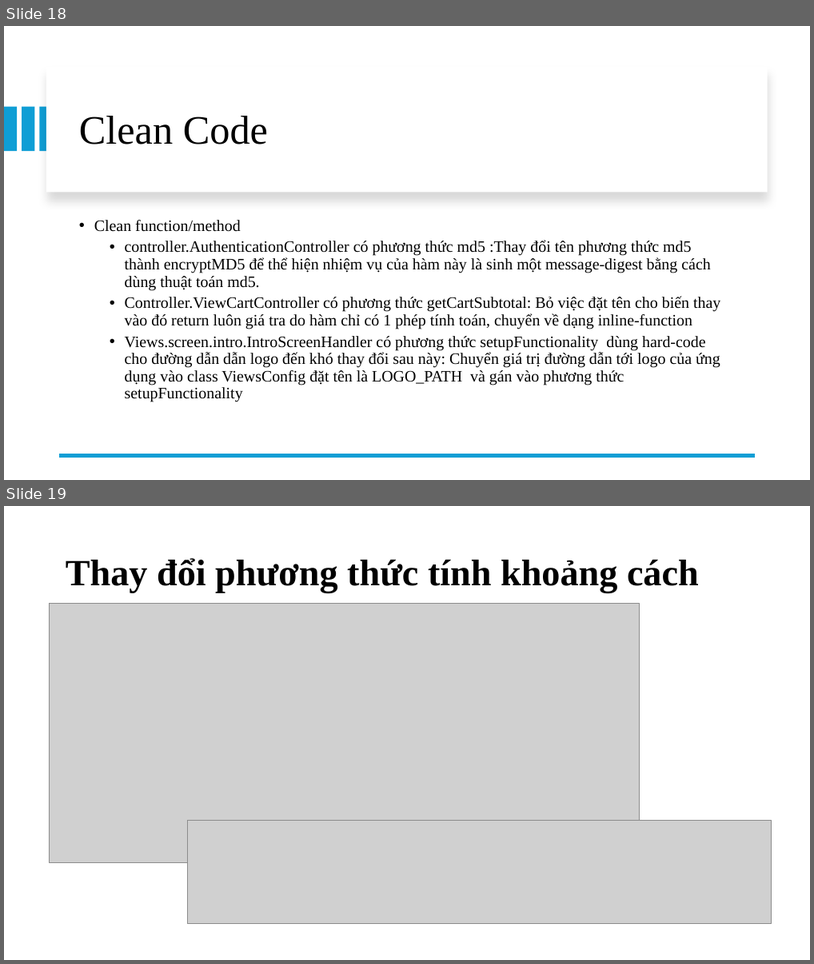
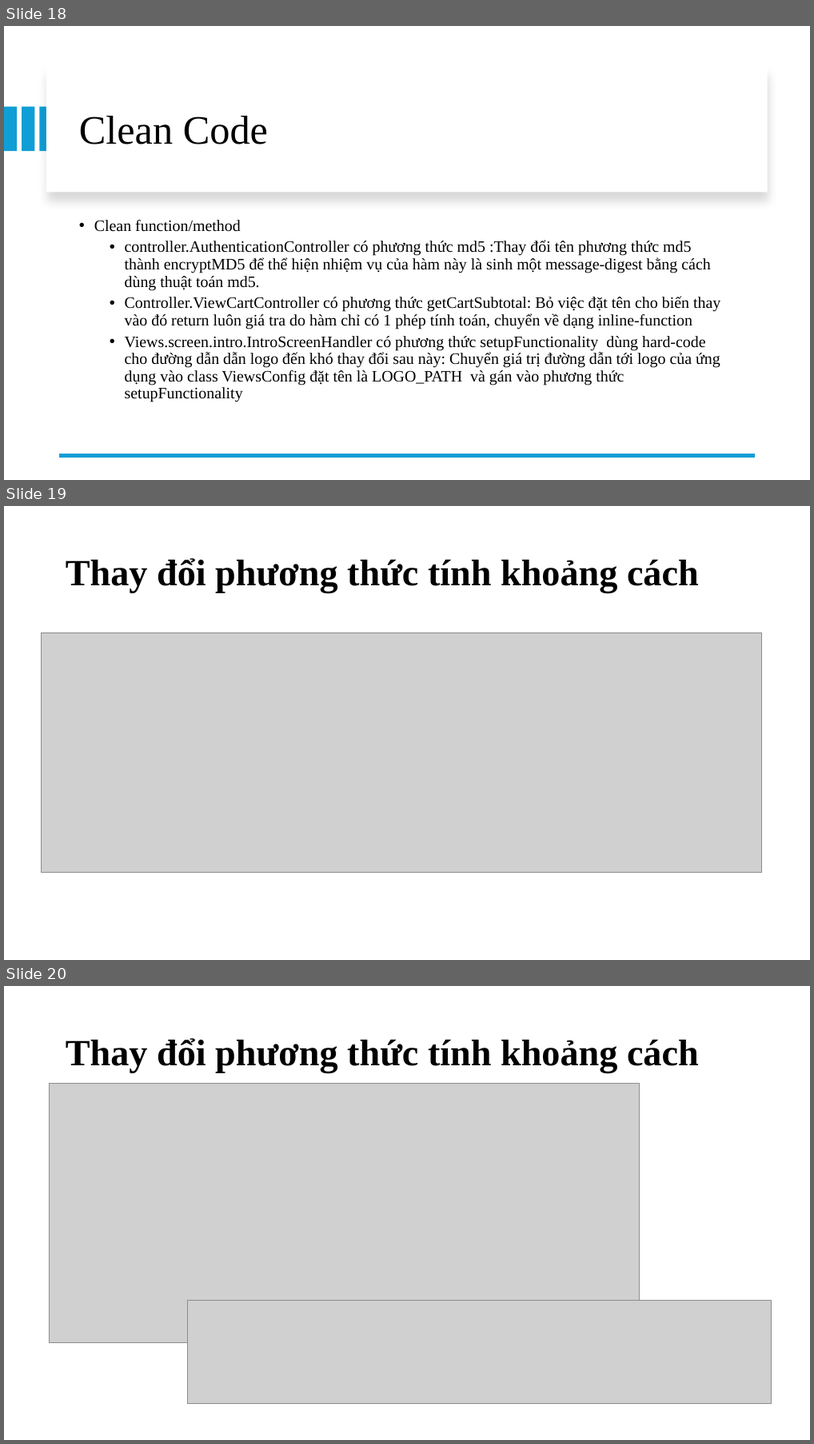
Before and after one commit to tung2212002/DP.20232.07, a slide deck: presentation/Presentation.pptx. Shown one above the other, each under a label of ours: slides 18 and 19 before the commit, slides 18, 19 and 20 after it. The pictures are 814x964 and 814x1444 pixels, drawn with LibreOffice and Linux fonts; fonts in the diff are those of the drawing; grey boxes stand for pictures. Boxes give left, top, right and bottom in pixels: in the first picture for what was removed or moved away, otherwise in the second. Text is boxed around its words. In the diff, an @@ line names an element or a change of style, - is before the commit and + after.

```diff
--- a/presentation/Presentation.pptx
+++ b/presentation/Presentation.pptx
@@ slide 19 added at [4, 506, 810, 960], background #FFFFFF @@
@@ title added at [66, 558, 699, 593], 44 pt, text #000000, bold @@
+Thay đổi phương thức tính khoảng cách
@@ picture added at [41, 632, 762, 872] @@
@@ what was slide 19 is now slide 20 @@
```
Also in this commit, not shown: 1 slide changed, 3 other files.
